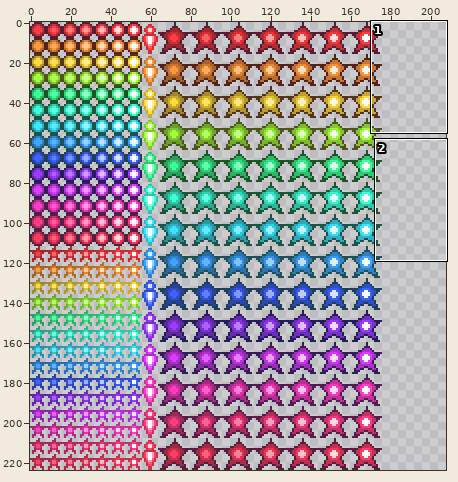
Sprite sheet: media/textures/bullet.png. The picture above shows the old version from afar; the outline marks the close-up.
Close-up. Before:
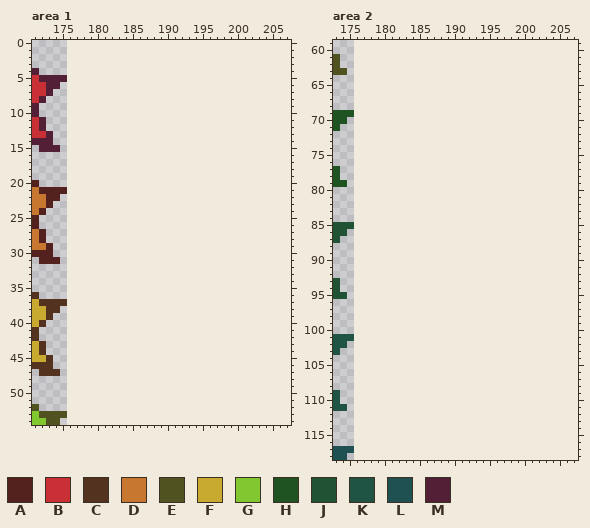
The file is 176x224 pixels. Colours within 5 levels of each other are drawn and written as one. Shown: area 1: x 171..207, y 0..54; area 2: x 173..207, y 59..118. The old version is drawn lined up with the new one, on the new canvas.
Palette (. is transparent): A #53221f  B #c83035  C #53331f  D #c87730  E #50531f  F #c8aa30  G #81c830  H #1f5322  J #1f5333  K #1f5344  L #1f5153  M #531f36
Pixels before, area 1, first column x 171:
 4 M....
 5 BMMMM
 6 BBMM.
 7 BBM..
 8 BM...
 9 M....
10 M....
11 BM...
12 BM...
13 BBM..
14 MMM..
15 .MMM.
16 .....
17 .....
18 .....
19 .....
20 A....
21 DAAAA
22 DDAA.
23 DDA..
24 DA...
25 A....
26 A....
27 DA...
28 DA...
29 DDA..
30 AAA..
31 .AAA.
32 .....
33 .....
34 .....
35 .....
36 C....
37 FCCCC
38 FFCC.
39 FFC..
40 FC...
41 C....
42 C....
43 FC...
44 FC...
45 FFC..
46 CCC..
47 .CCC.
48 .....
49 .....
50 .....
51 .....
52 E....
53 GEEEE
54 GGEE.
Pixels before, area 2, first column x 173:
 61 E..
 62 E..
 63 EE.
 64 ...
 65 ...
 66 ...
 67 ...
 68 ...
 69 HHH
 70 HH.
 71 H..
 72 ...
 73 ...
 74 ...
 75 ...
 76 ...
 77 H..
 78 H..
 79 HH.
 80 ...
 81 ...
 82 ...
 83 ...
 84 ...
 85 JJJ
 86 JJ.
 87 J..
 88 ...
 89 ...
 90 ...
 91 ...
 92 ...
 93 J..
 94 J..
 95 JJ.
 96 ...
 97 ...
 98 ...
 99 ...
100 ...
101 KKK
102 KK.
103 K..
104 ...
105 ...
106 ...
107 ...
108 ...
109 K..
110 K..
111 KK.
112 ...
113 ...
114 ...
115 ...
116 ...
117 LLL
118 LL.
New version:
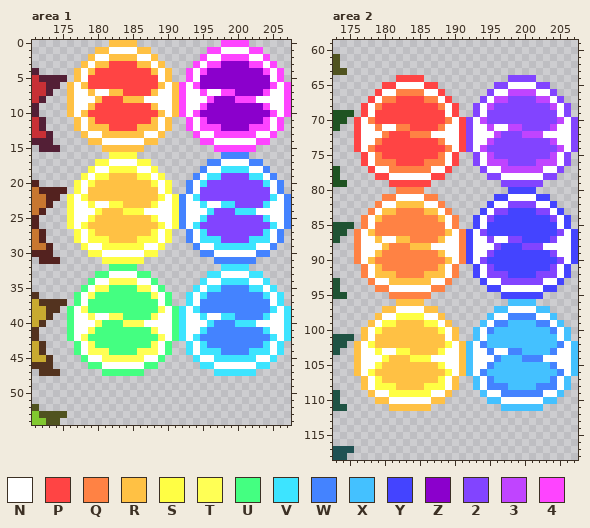
Colours new in this view: N #ffffff  P #ff4444  Q #ff8244  R #ffc144  S #fffe44  T #ffff55  U #44ff81  V #3de4ff  W #4483ff  X #44c1ff  Y #4444ff  Z #8b00cc  2 #8244ff  3 #c044ff  4 #fe44ff
From old to new:
canvas 176x224 -> 208x224
Changed rows in their new state; - is an unchanged pixel.
Area 1:
first column x 176:
 0 ------RRRR------------4444------
 1 ----RRNNNNRR--------44NNNN44----
 2 ---RNNRRRRNNR------4NN4444NN4---
 3 --RNRRPPPPRRNR----4N44ZZZZ44N4--
 4 -RNRPPPPPPPPRNR--4N4ZZZZZZZZ4N4-
 5 -RNPPPPPPPPPPNR--4NZZZZZZZZZZN4-
 6 RNRPPPPPPPPPPRNR4N4ZZZZZZZZZZ4N4
 7 RNNRNNRRPPPPRNNR4NN4NN44ZZZZ4NN4
 8 RNNNRPPPRRRNNNNR4NNN4ZZZ444NNNN4
 9 RNNRPPPPPPPPRNNR4NN4ZZZZZZZZ4NN4
10 RNRPPPPPPPPPPRNR4N4ZZZZZZZZZZ4N4
11 -RNRPPPPPPPPRNR--4N4ZZZZZZZZ4N4-
12 -RNRRRPPPPRRRNR--4N444ZZZZ444N4-
13 --RNNRRRRRRNNR----4NN444444NN4--
14 ---RRNNNNNNRR------44NNNNNN44---
15 -----RRRRRR----------444444-----
16 ------SSSS------------WWWW------
17 ----SSNNNNSS--------WWNNNNWW----
18 ---SNNSSSSNNS------WNNVVVVNNW---
19 --SNSSRRRRSSNS----WNVV2222VVNW--
20 -SNSRRRRRRRRSNS--WNV22222222VNW-
21 -SNRRRRRRRRRRNS--WN2222222222NW-
22 SNSRRRRRRRRRRSNSWNV2222222222VNW
23 SNNSNNSSRRRRSNNSWNNVNNVV2222VNNW
24 SNNNSRRRSSSNNNNSWNNNV222VVVNNNNW
25 SNNSRRRRRRRRSNNSWNNV22222222VNNW
26 SNSRRRRRRRRRRSNSWNV2222222222VNW
27 -SNSRRRRRRRRSNS--WNV22222222VNW-
28 -SNSSSRRRRSSSNS--WNVVV2222VVVNW-
29 --SNNSSSSSSNNS----WNNVVVVVVNNW--
30 ---SSNNNNNNSS------WWNNNNNNWW---
31 -----SSSSSS----------WWWWWW-----
32 ------UUUU------------VVVV------
33 ----UUNNNNUU--------VVNNNNVV----
34 ---UNNTTTTNNU------VNNVVVVNNV---
35 --UNTTUUUUTTNU----VNVVWWWWVVNV--
36 -UNTUUUUUUUUTNU--VNVWWWWWWWWVNV-
37 -UNUUUUUUUUUUNU--VNWWWWWWWWWWNV-
38 UNTUUUUUUUUUUTNUVNVWWWWWWWWWWVNV
39 UNNTNNTTUUUUTNNUVNNVNNVVWWWWVNNV
40 UNNNTUUUTTTNNNNUVNNNVWWWVVVNNNNV
41 UNNTUUUUUUUUTNNUVNNVWWWWWWWWVNNV
42 UNTUUUUUUUUUUTNUVNVWWWWWWWWWWVNV
43 -UNTUUUUUUUUTNU--VNVWWWWWWWWVNV-
44 -UNTTTUUUUTTTNU--VNVVVWWWWVVVNV-
45 --UNNTTTTTTNNU----VNNVVVVVVNNV--
46 ---UUNNNNNNUU------VVNNNNNNVV---
47 -----UUUUUU----------VVVVVV-----
Area 2:
first column x 176:
 64 ------PPPP------------2222------
 65 ----PPNNNNPP--------22NNNN22----
 66 ---PNNQQQQNNP------2NN3333NN2---
 67 --PNQQPPPPQQNP----2N33222233N2--
 68 -PNQPPPPPPPPQNP--2N3222222223N2-
 69 -PNPPPPPPPPPPNP--2N2222222222N2-
 70 PNQPPPPPPPPPPQNP2N322222222223N2
 71 PNNQNNQQPPPPQNNP2NN3NN3322223NN2
 72 PNNNQPPPQQQNNNNP2NNN3222333NNNN2
 73 PNNQPPPPPPPPQNNP2NN3222222223NN2
 74 PNQPPPPPPPPPPQNP2N322222222223N2
 75 -PNQPPPPPPPPQNP--2N3222222223N2-
 76 -PNQQQPPPPQQQNP--2N3332222333N2-
 77 --PNNQQQQQQNNP----2NN333333NN2--
 78 ---PPNNNNNNPP------22NNNNNN22---
 79 -----PPPPPP----------222222-----
 80 ------QQQQ------------YYYY------
 81 ----QQNNNNQQ--------YYNNNNYY----
 82 ---QNNRRRRNNQ------YNN2222NNY---
 83 --QNRRQQQQRRNQ----YN22YYYY22NY--
 84 -QNRQQQQQQQQRNQ--YN2YYYYYYYY2NY-
 85 -QNQQQQQQQQQQNQ--YNYYYYYYYYYYNY-
 86 QNRQQQQQQQQQQRNQYN2YYYYYYYYYY2NY
 87 QNNRNNRRQQQQRNNQYNN2NN22YYYY2NNY
 88 QNNNRQQQRRRNNNNQYNNN2YYY222NNNNY
 89 QNNRQQQQQQQQRNNQYNN2YYYYYYYY2NNY
 90 QNRQQQQQQQQQQRNQYN2YYYYYYYYYY2NY
 91 -QNRQQQQQQQQRNQ--YN2YYYYYYYY2NY-
 92 -QNRRRQQQQRRRNQ--YN222YYYY222NY-
 93 --QNNRRRRRRNNQ----YNN222222NNY--
 94 ---QQNNNNNNQQ------YYNNNNNNYY---
 95 -----QQQQQQ----------YYYYYY-----
 96 ------RRRR------------XXXX------
 97 ----RRNNNNRR--------XXNNNNXX----
 98 ---RNNSSSSNNR------XNNWWWWNNX---
 99 --RNSSRRRRSSNR----XNWWXXXXWWNX--
100 -RNSRRRRRRRRSNR--XNWXXXXXXXXWNX-
101 -RNRRRRRRRRRRNR--XNXXXXXXXXXXNX-
102 RNSRRRRRRRRRRSNRXNWXXXXXXXXXXWNX
103 RNNSNNSSRRRRSNNRXNNWNNWWXXXXWNNX
104 RNNNSRRRSSSNNNNRXNNNWXXXWWWNNNNX
105 RNNSRRRRRRRRSNNRXNNWXXXXXXXXWNNX
106 RNSRRRRRRRRRRSNRXNWXXXXXXXXXXWNX
107 -RNSRRRRRRRRSNR--XNWXXXXXXXXWNX-
108 -RNSSSRRRRSSSNR--XNWWWXXXXWWWNX-
109 --RNNSSSSSSNNR----XNNWWWWWWNNX--
110 ---RRNNNNNNRR------XXNNNNNNXX---
111 -----RRRRRR----------XXXXXX-----
